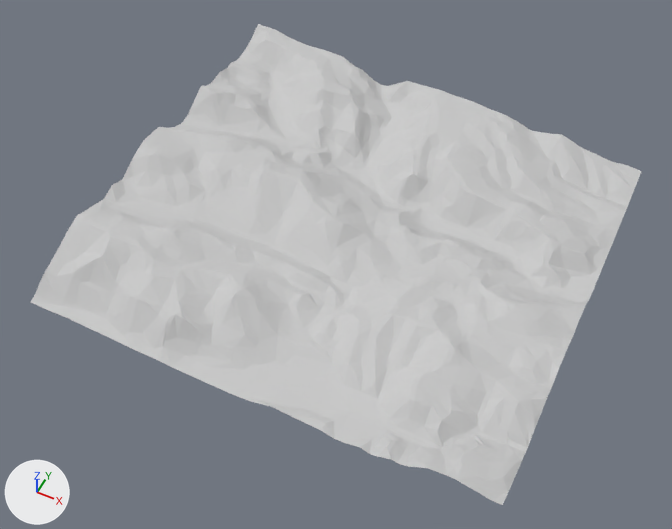
The OBJ model models/terrain.obj: old version first, new version second.
Before and after are seen from a 50 mm camera at (105.0, -222.0, 257.0) aimed at (1.0, -13.0, -4.0). Arrows for +X, +Y and +Z are at lower left; the lights stay in place. Where no turn or scale is listed for an object, it has been applied to the vertices.

Names of what the first picture shows: 'terrain'.
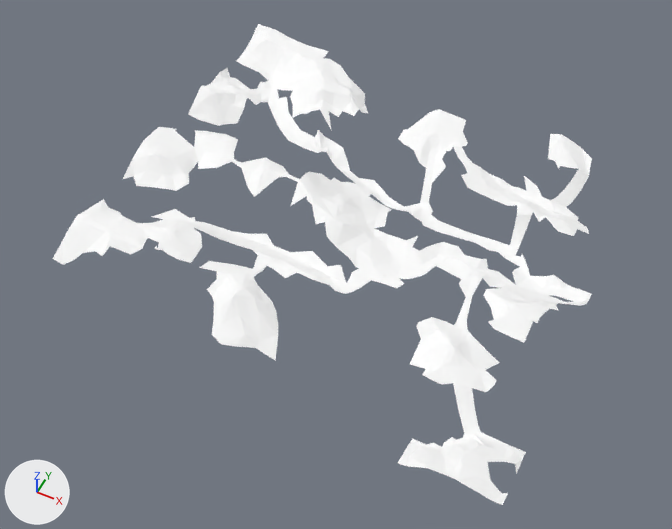
Changed parts and their boxes [x1, y1, x2, y2] in the pictures (672 x 529 px):
'terrain', recoloured, reshaped (grey to white, 12% narrower)
    before: [31, 24, 641, 505]
    after: [53, 24, 592, 505]
part 1 of me_terrain, cut back
    before: [31, 52, 641, 463]
    after: [232, 147, 588, 433]
part 2 of me_terrain, deleted
    before: [488, 462, 516, 492]

Edits to the bpy script that builds the scene:
```text
Change mat_material__73:
    mat_material__73.base_color: (0.588, 0.588, 0.588) -> (1.0, 1.0, 1.0)  # light grey #cacaca -> white #ffffff
Change me_terrain:
    used by ob_terrain; location = (0.0, 0.0, 0.0)
    remove me_terrain.from_pydata(...)  # 2500 vertices, 4805 faces; spans x -86.0..90.0, y -82.0..83.0, z -5.0..19.0
    add me_terrain.from_pydata(...)  # 1269 vertices, 1923 faces; spans x -86.0..90.0, y -82.0..83.0, z -5.0..19.0
    me_terrain part 1: 1247 vertices removed from x -86.0..90.0, y -82.0..83.0, z -5.0..17.0; 17 vertices added at x -50.0..71.0, y -55.0..67.0, z -4.0..14.0
    me_terrain part 2: 1 vertex removed from x 87.0, y -73.0, z 2.0
```
